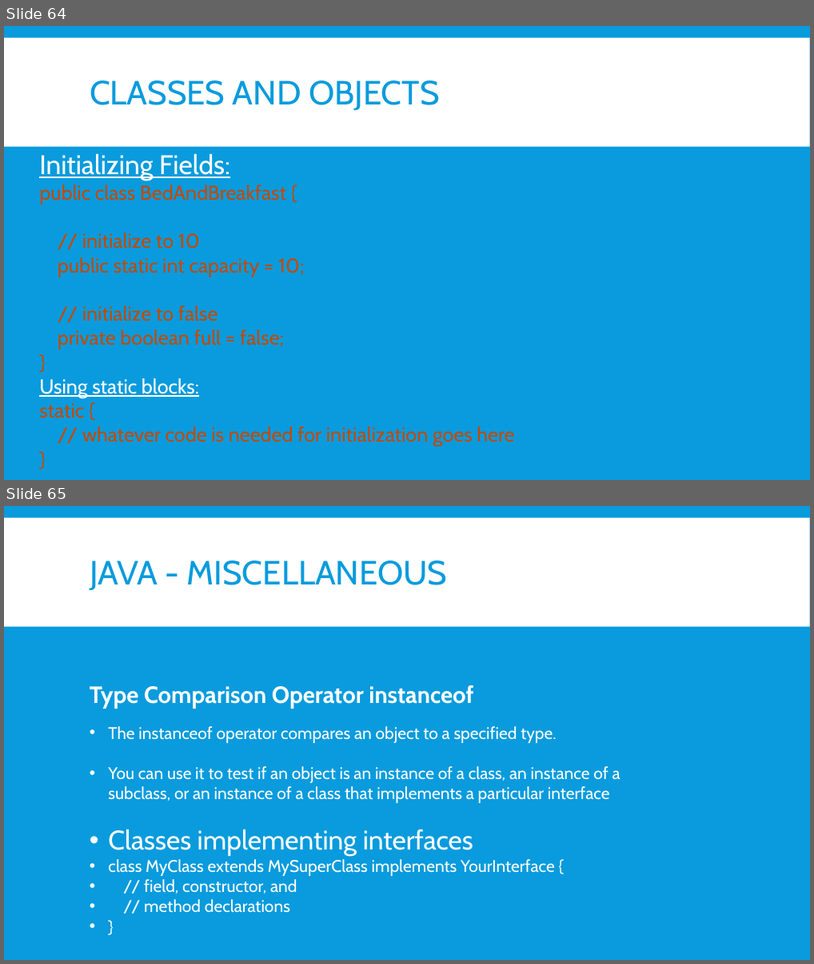
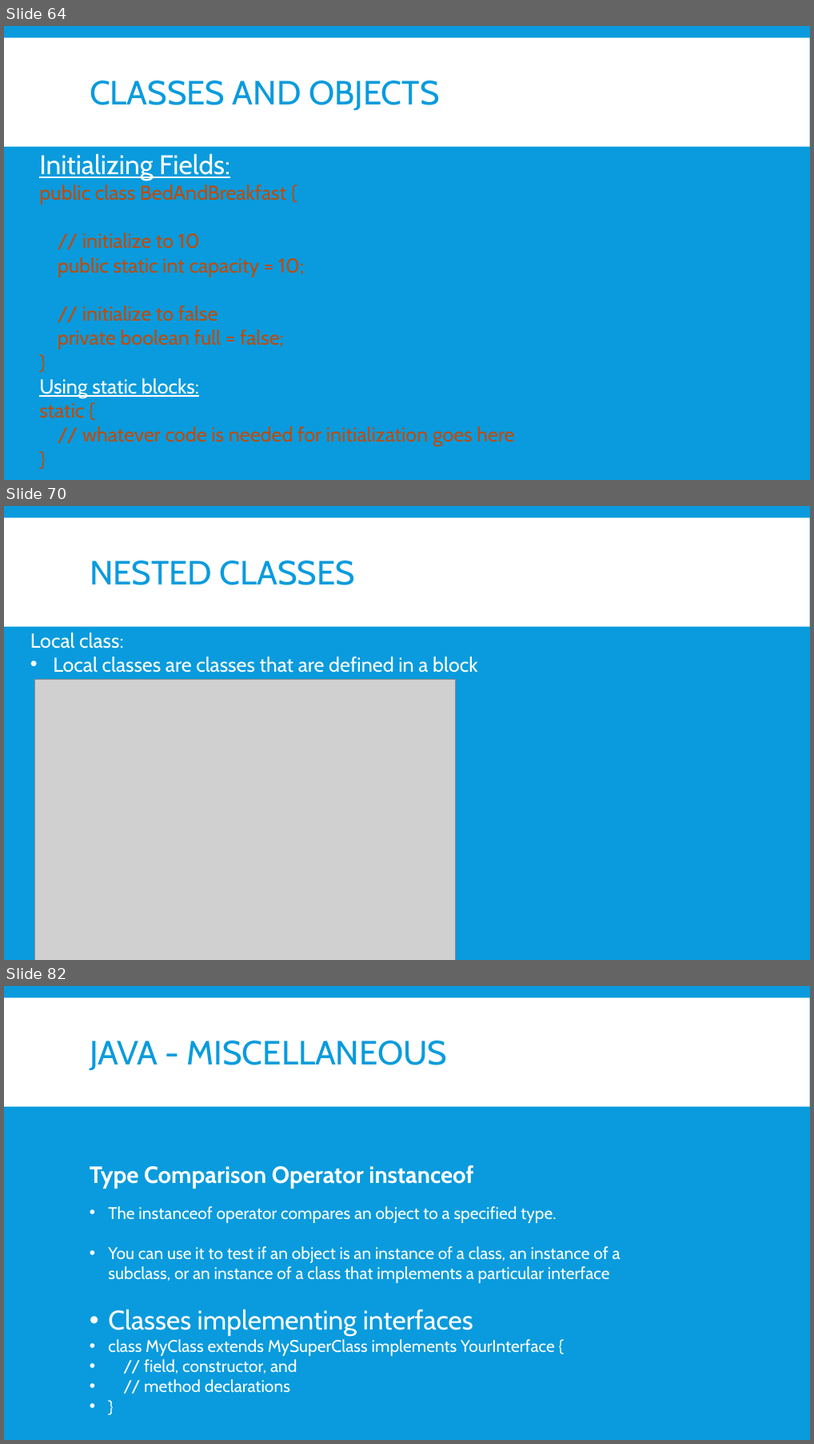
Before and after one commit to nmsgit1234/TechnicalDocs, a slide deck: training/core_java/core_java.pptx. Shown one above the other, each under a label of ours: slides 64 and 65 before the commit, slides 64, 70 and 82 after it; the slides between them are not shown. The pictures are 814x964 and 814x1444 pixels, drawn with LibreOffice and Linux fonts; fonts in the diff are those of the drawing; grey boxes stand for pictures. Boxes give left, top, right and bottom in pixels: in the first picture for what was removed or moved away, otherwise in the second. Text is boxed around its words. In the diff, an @@ line names an element or a change of style, - is before the commit and + after.

```diff
--- a/training/core_java/core_java.pptx
+++ b/training/core_java/core_java.pptx
@@ slide 70 added at (4,506,810,960), background #099BDD; not listed: 1 template element that a slide beside it also shows @@
@@ title added at (90,560,355,585), 40 pt, text #099BDD @@
+NESTED CLASSES
@@ text added at (30,632,478,672), 24 pt, text #FFFFFF @@
+Local class:
+• Local classes are classes that are defined in a block
@@ picture added at (34,680,455,960) @@
@@ what was slide 65 is now slide 82 @@
```
Also in this commit, not shown: 2 slides changed, 16 other slides added, 9 other files.
